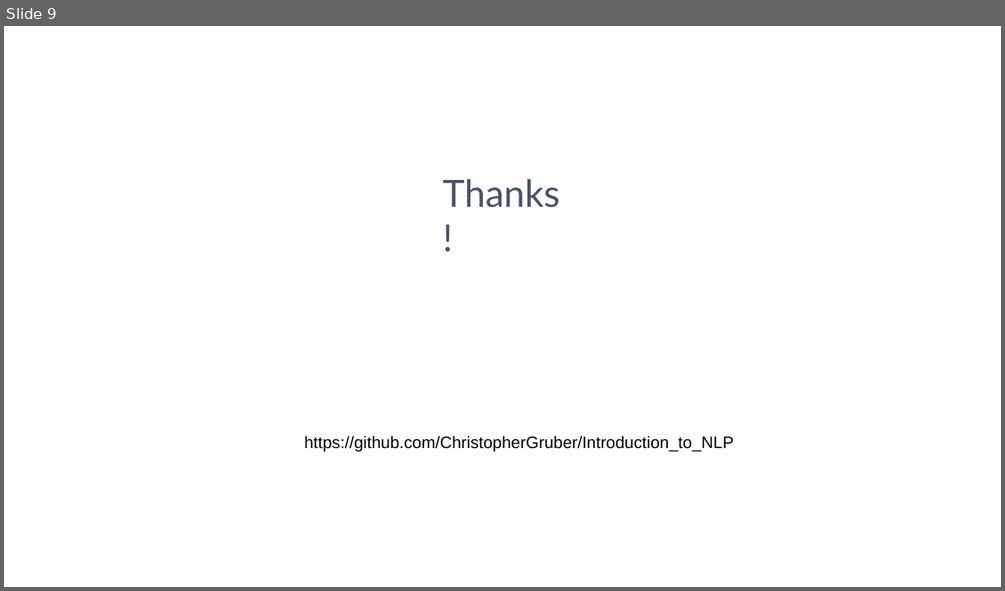
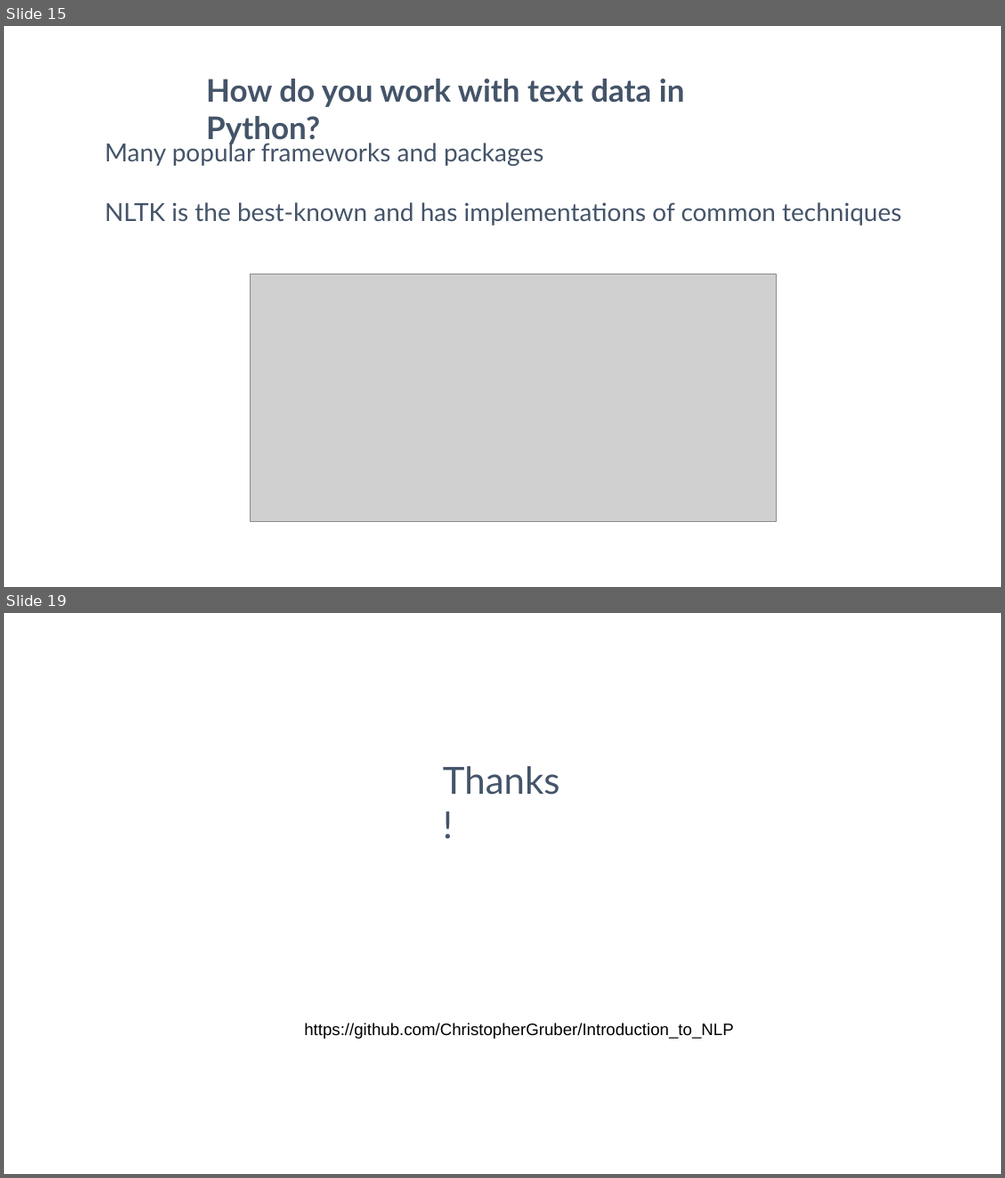
Before and after one commit to ChristopherGruber/Introduction_to_NLP, a slide deck: Introduction to NLP.odp. Shown one above the other, each under a label of ours: slide 9 before the commit, slides 15 and 19 after it; the slides between them are not shown. The pictures are 1005x591 and 1005x1178 pixels, drawn with LibreOffice and Linux fonts; fonts in the diff are those of the drawing; grey boxes stand for pictures. Boxes give left, top, right and bottom in pixels: in the first picture for what was removed or moved away, otherwise in the second. Text is boxed around its words. In the diff, an @@ line names an element or a change of style, - is before the commit and + after.

```diff
--- a/Introduction to NLP.odp
+++ b/Introduction to NLP.odp
@@ slide 15 added at <box>4,26,1001,587</box>, background #FFFFFF @@
@@ text added at <box>206,79,685,145</box>, 60 pt, text #445469, bold @@
+How do you work with text data in Python?
@@ text added at <box>105,139,901,225</box>, 48 pt, text #445469 @@
+Many popular frameworks and packages
+NLTK is the best-known and has implementations of common techniques
@@ picture added at <box>250,274,776,522</box> @@
@@ what was slide 9 is now slide 19 @@
```
Also in this commit, not shown: 1 slide changed, 16 other slides added, 8 slides removed, 1 other file.
